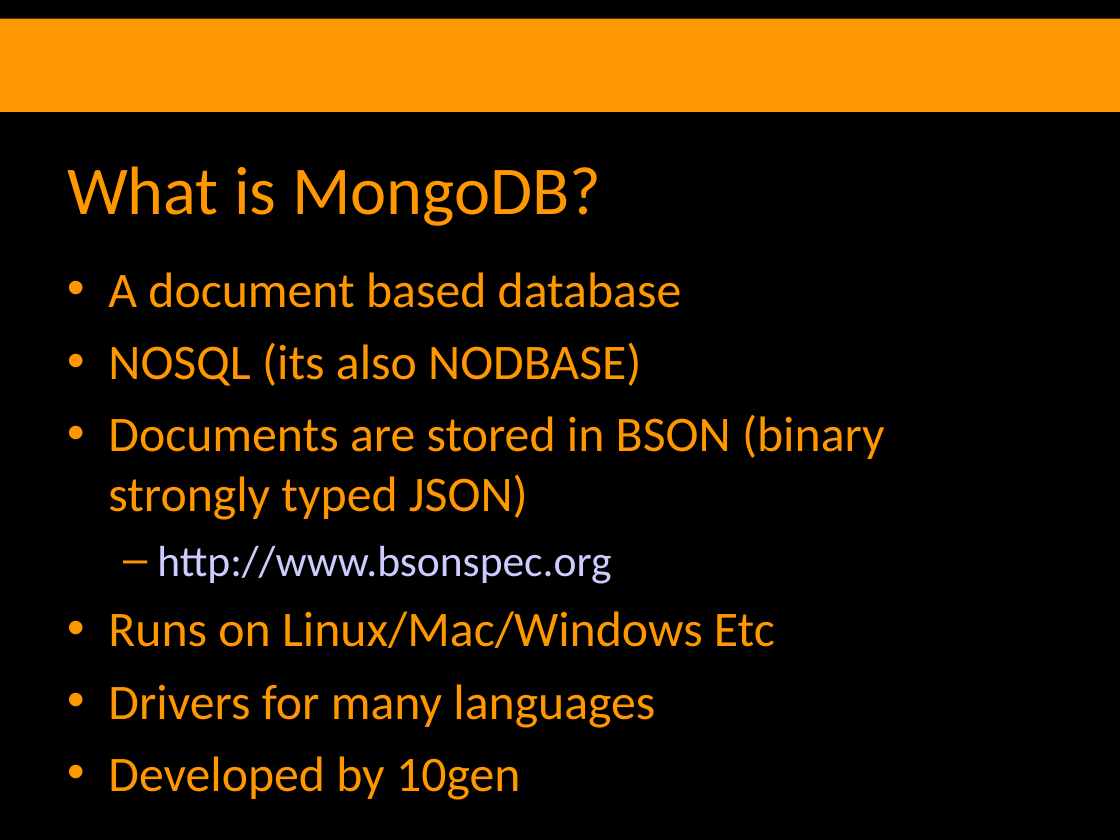
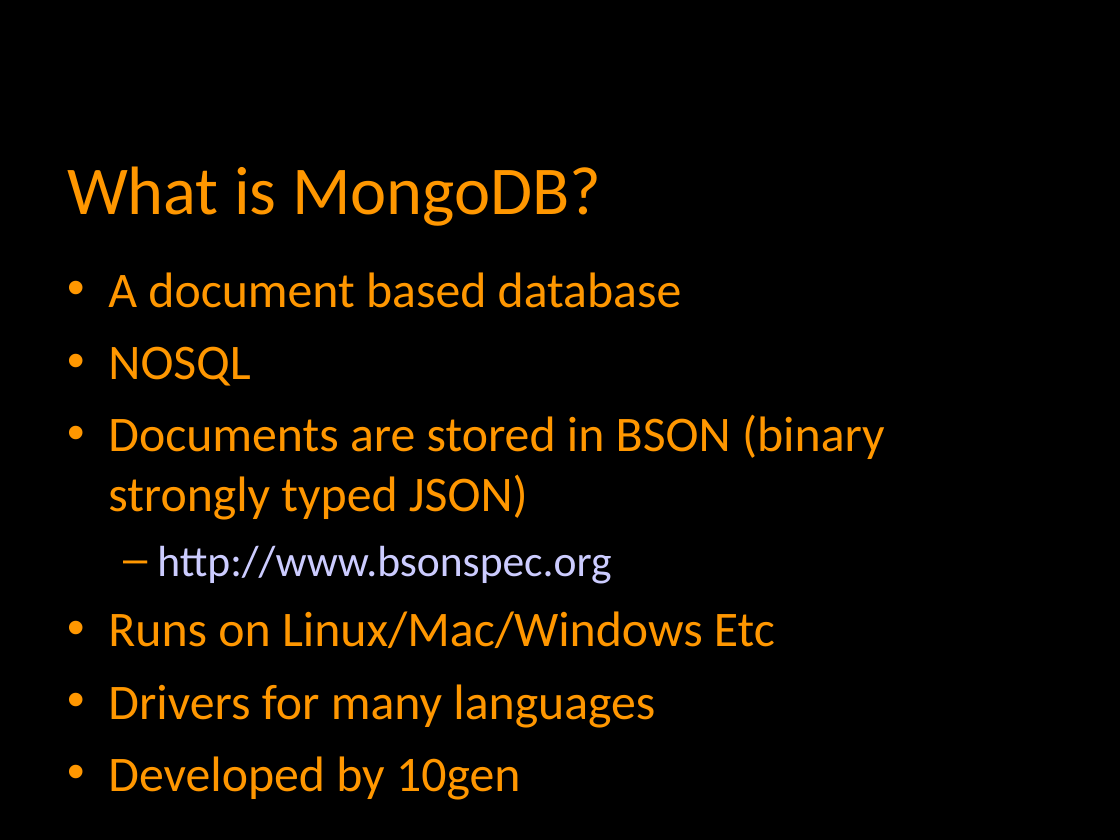
Before and after one commit to zippy1981/CodeCampNYC_Mongo, a slide deck: slide 3 of Slides.odp (slide 4 before the commit). Drawn at 1120x840 pixels with LibreOffice and Linux fonts; fonts in the diff are those of the drawing; background and template pictures are left out. Boxes give left, top, right and bottom in pixels: in the first picture for what was removed or moved away, otherwise in the second. Text is boxed around its words. In the diff, an @@ line names an element or a change of style, - is before the commit and + after.

```diff
--- a/Slides.odp
+++ b/Slides.odp
@@ rectangle removed at [0, 19, 1120, 112] @@
@@ text at [108, 346, 250, 386]: text changed @@
-• NOSQL (its also NODBASE)
+• NOSQL
```
Also in this commit, not shown: 11 other slides changed, 1 slide added, 2 slides removed.
